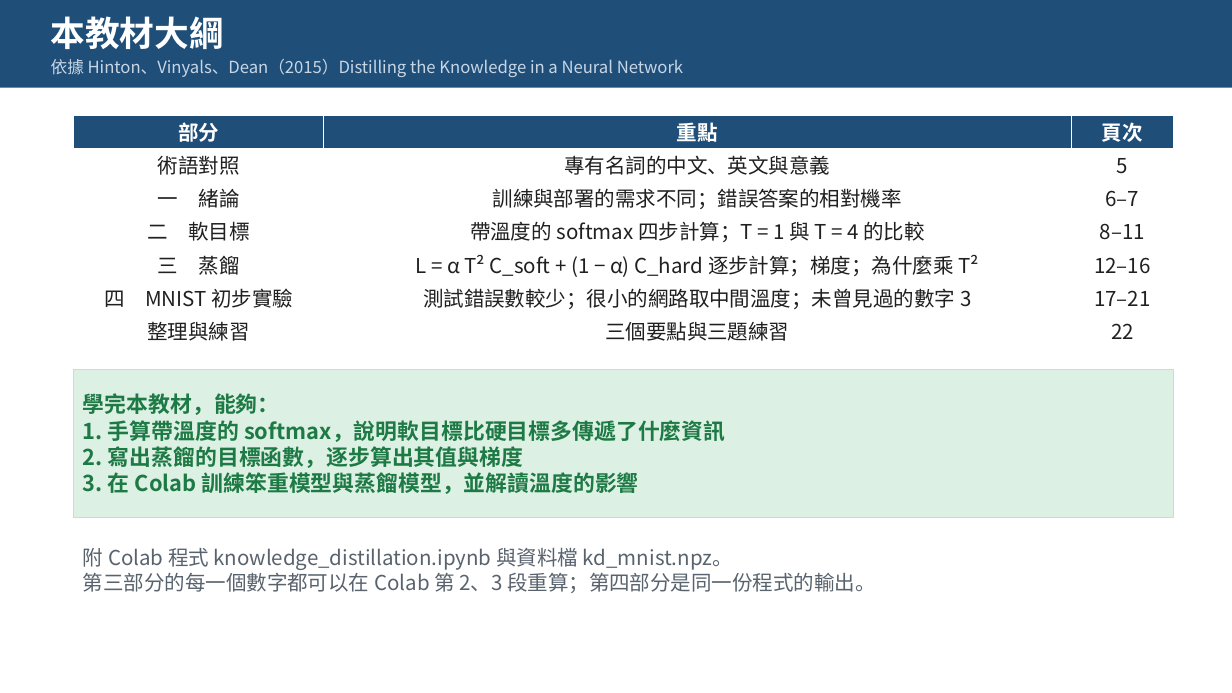
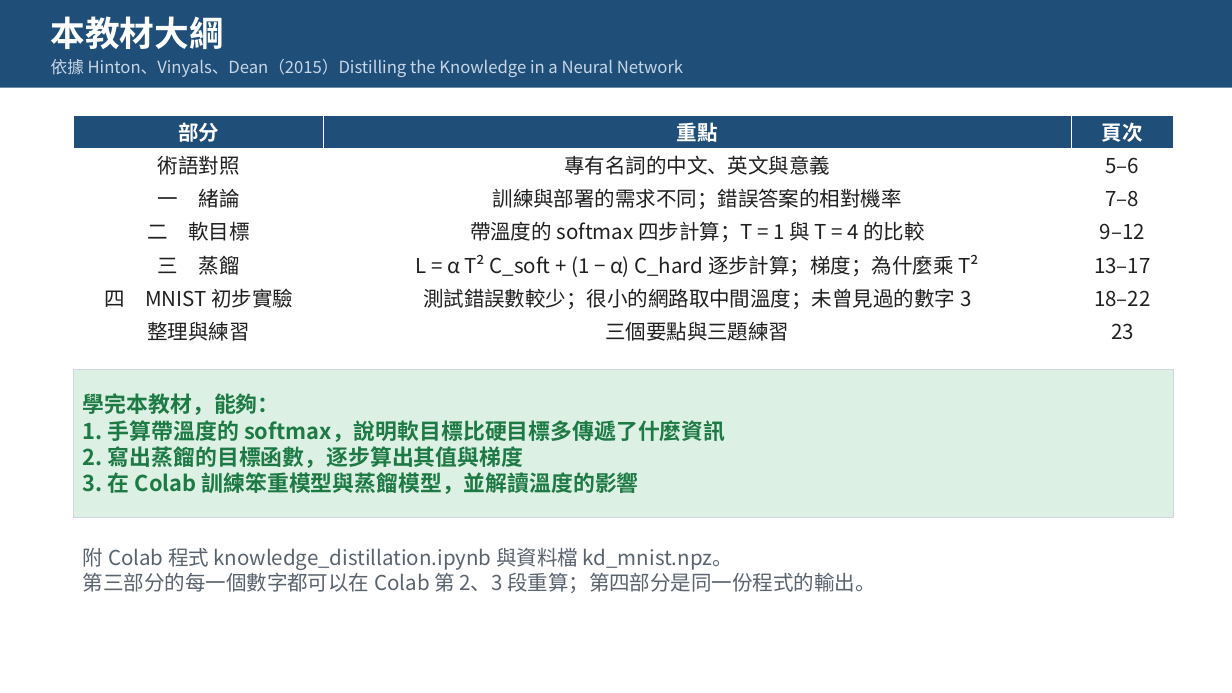
Before and after one commit to pychang-ai/115-1_DLMA, a slide deck: slide 4 of topics/knowledge-distillation/課外主題_知識蒸餾.pptx. Drawn at 1232x693 pixels with LibreOffice and Linux fonts; fonts in the diff are those of the drawing. Boxes give left, top, right and bottom in pixels: in the first picture for what was removed or moved away, otherwise in the second. Text is boxed around its words. In the diff, an @@ line names an element or a change of style, - is before the commit and + after.

```diff
--- a/topics/knowledge-distillation/課外主題_知識蒸餾.pptx
+++ b/topics/knowledge-distillation/課外主題_知識蒸餾.pptx
@@ table at (x1=74, y1=116, x2=1174, y2=348) @@
-row 2, column 3: 5
+row 2, column 3: 5–6
-row 3, column 3: 6–7
+row 3, column 3: 7–8
-row 4, column 3: 8–11
+row 4, column 3: 9–12
-row 5, column 3: 12–16
+row 5, column 3: 13–17
-row 6, column 3: 17–21
+row 6, column 3: 18–22
-row 7, column 3: 22
+row 7, column 3: 23
```
Also in this commit, not shown: 4 other slides changed, 1 slide added, 1 other file.
